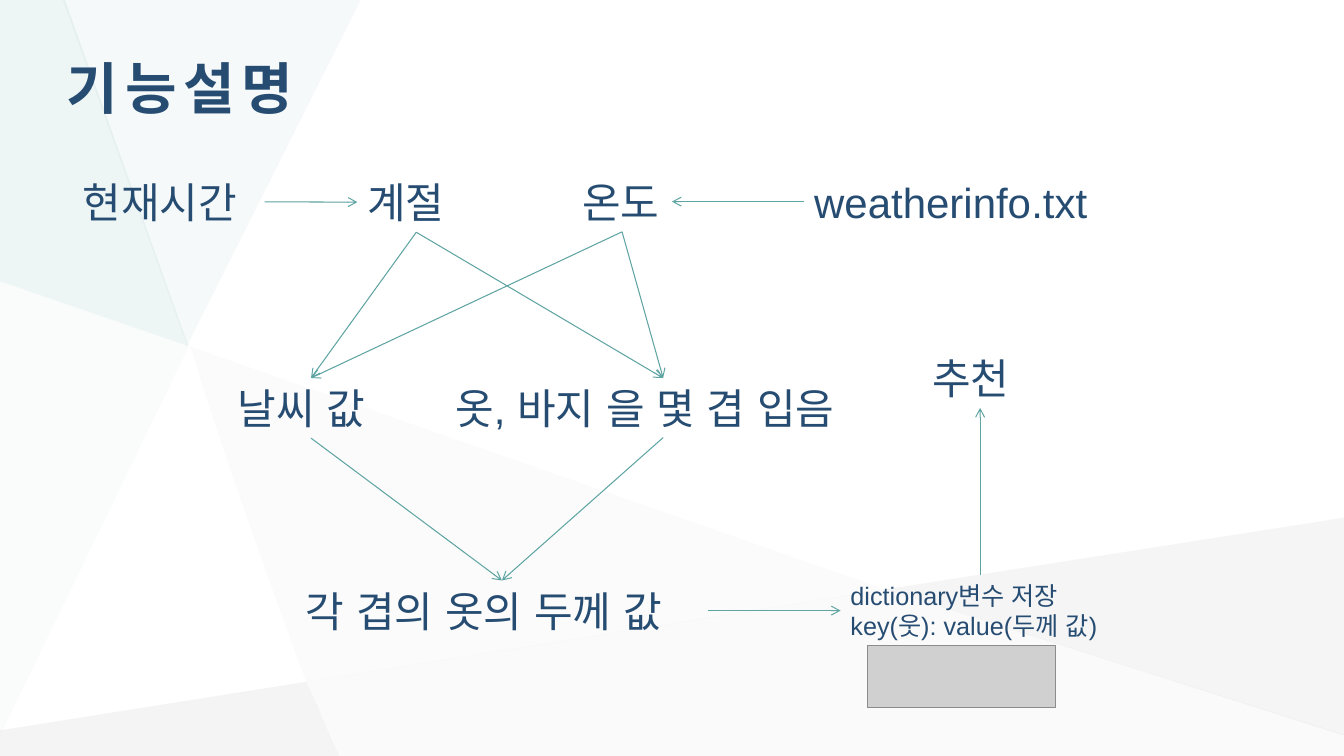
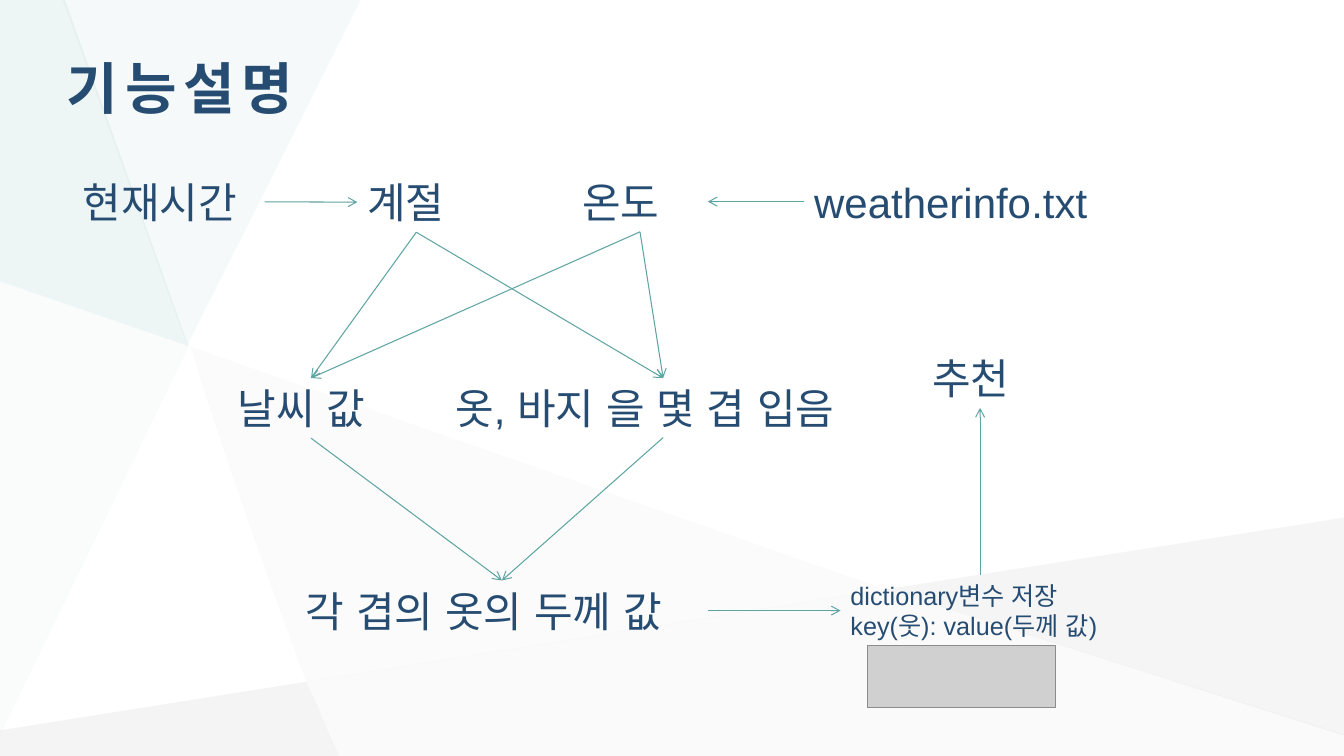
Before and after one commit to wangybforcn/oss-teamproject, a slide deck: slide 6 of ppt and report/oss.pptx. Drawn at 1344x756 pixels with LibreOffice and Linux fonts; fonts in the diff are those of the drawing; grey boxes stand for pictures. Boxes give left, top, right and bottom in pixels: in the first picture for what was removed or moved away, otherwise in the second. Text is boxed around its words. In the diff, an @@ line names an element or a change of style, - is before the commit and + after.

```diff
--- a/ppt and report/oss.pptx
+++ b/ppt and report/oss.pptx
@@ arrow moved from (805, 202) - (673, 202) to (805, 202) - (708, 202) @@
@@ arrow moved from (622, 232) - (312, 378) to (640, 232) - (312, 378) @@
@@ arrow moved from (622, 232) - (663, 378) to (640, 232) - (663, 378) @@
```
Also in this commit, not shown: 1 other slide changed.
